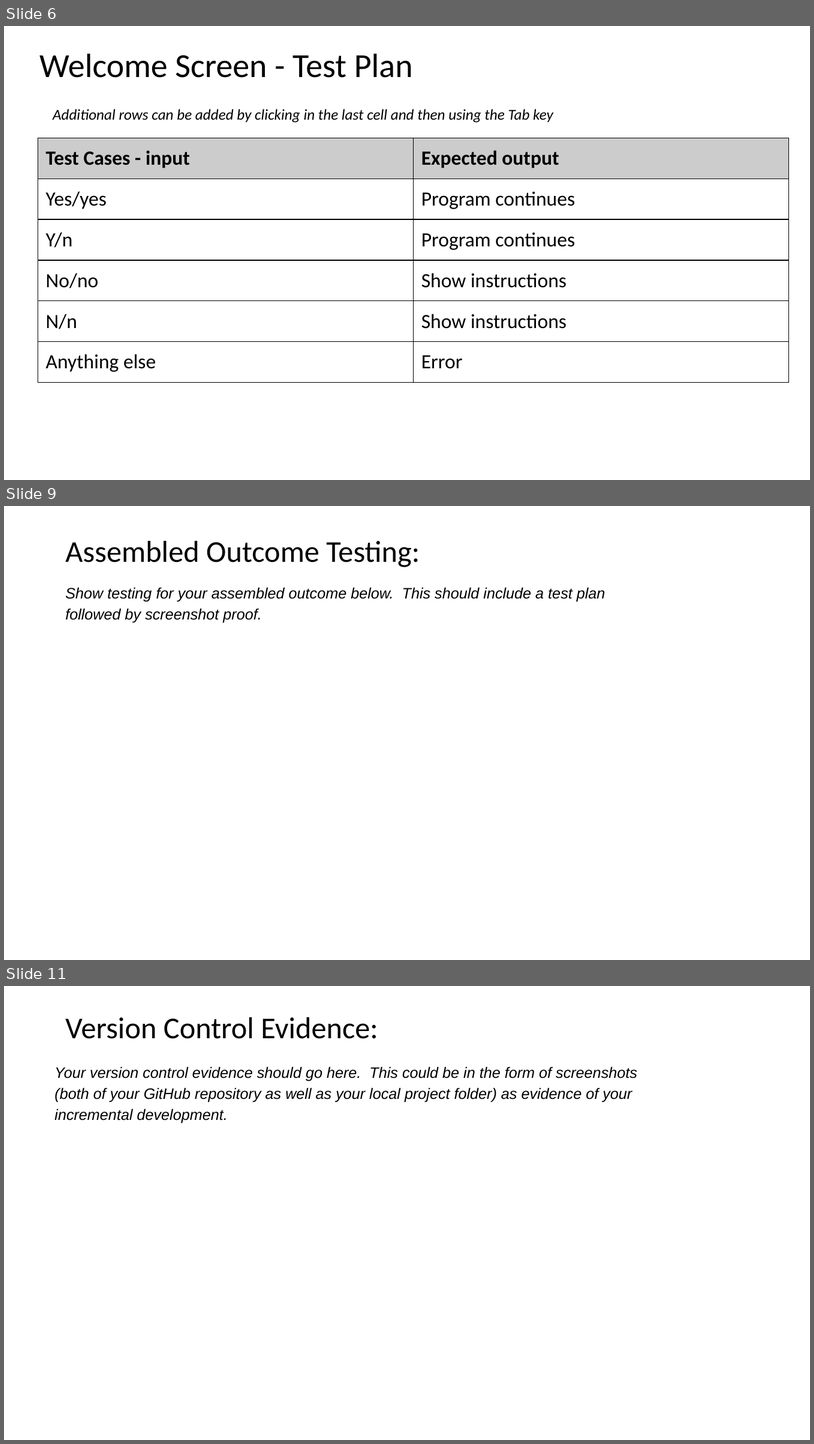
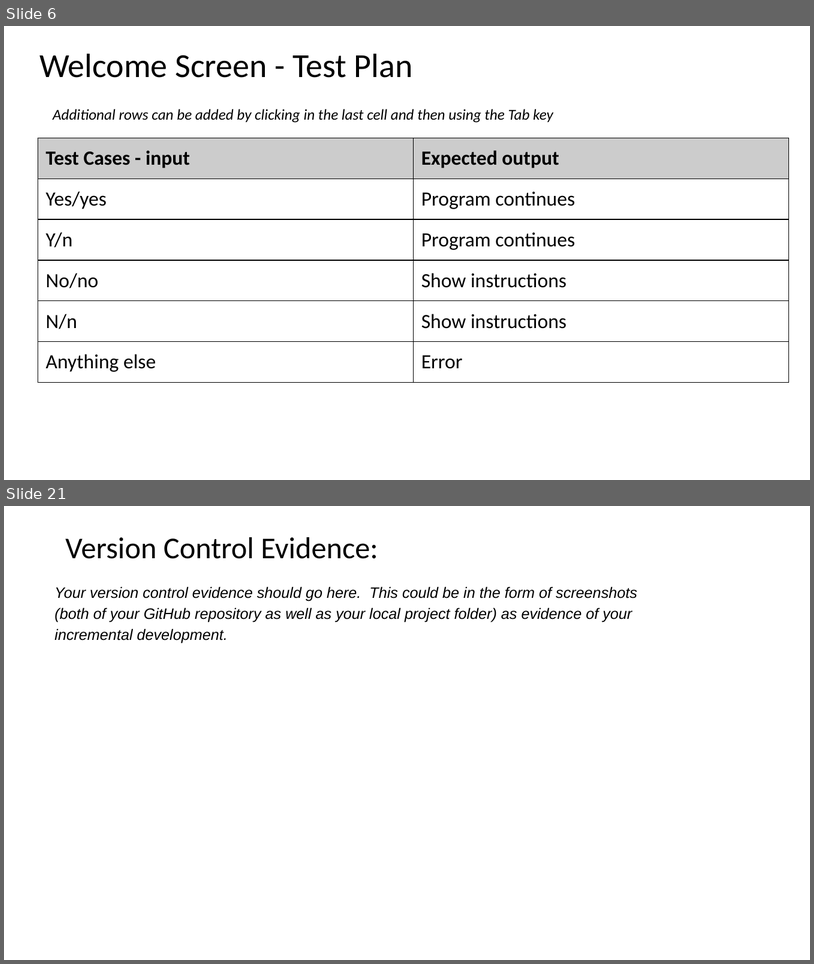
Before and after one commit to joshbatmiddleton/1.7-and-1.8-Assesment, a slide deck: Assesment Documents/Powerpoint/1.7 and 1.8 documentation v2.pptx. Shown one above the other, each under a label of ours: slides 6, 9 and 11 before the commit, slides 6 and 21 after it; the slides between them are not shown. The pictures are 814x1444 and 814x964 pixels, drawn with LibreOffice and Linux fonts; fonts in the diff are those of the drawing. Boxes give left, top, right and bottom in pixels: in the first picture for what was removed or moved away, otherwise in the second. Text is boxed around its words. In the diff, an @@ line names an element or a change of style, - is before the commit and + after.

```diff
--- a/Assesment Documents/Powerpoint/1.7 and 1.8 documentation v2.pptx
+++ b/Assesment Documents/Powerpoint/1.7 and 1.8 documentation v2.pptx
@@ slide 9 removed at box(4, 506, 810, 960), background #FFFFFF @@
@@ title removed at box(65, 541, 420, 567) @@
-Assembled Outcome Testing:
@@ text removed at box(65, 587, 606, 623) @@
-Show testing for your assembled outcome below. This should include a test plan followed by screenshot proof.
@@ what was slide 11 is now slide 21 @@
```
Also in this commit, not shown: 3 slides changed, 12 slides added, 1 other slide removed, 5 other files.
